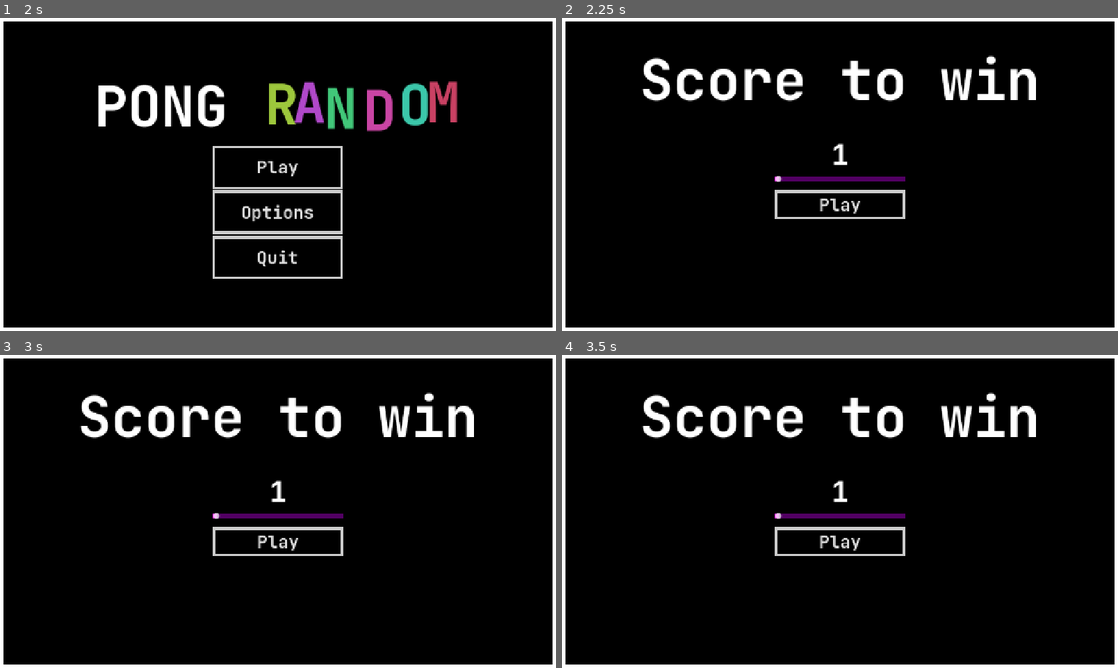
Above: before the commit, frames 1-4 (two rows, left to right).
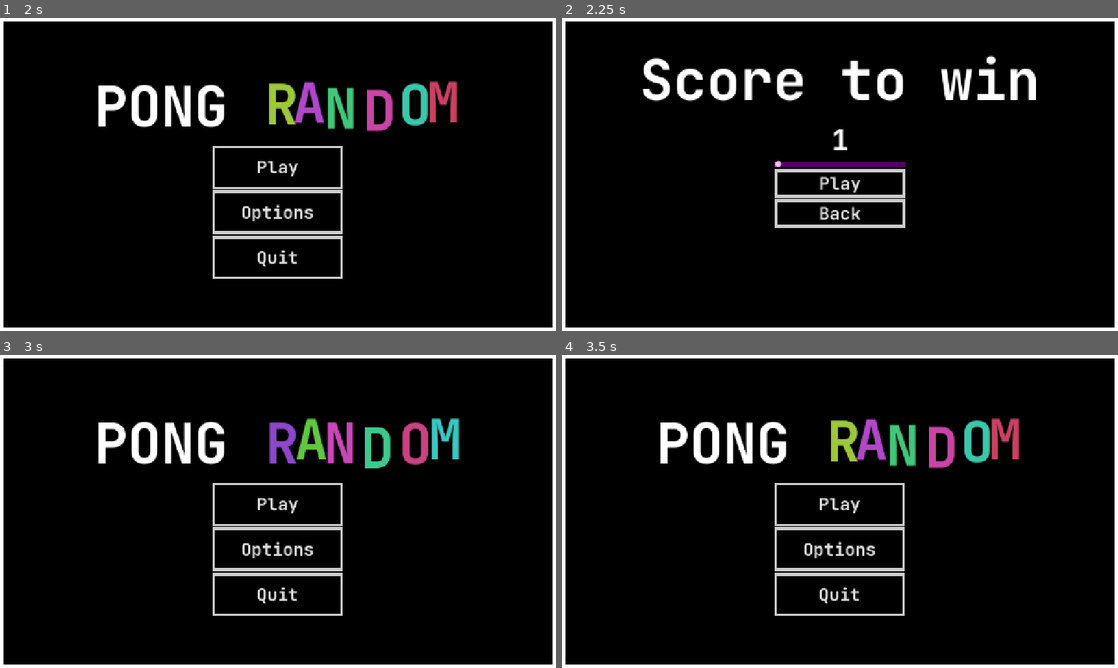
Above: after the commit, the same moments.

Repository: Tassnaz/Pong
Game: Godot game, scene res://Scenes/title_screen.tscn
The game is run twice, just before and just after one commit, with the same random seed, the same clock (stepped at 60 frames per second) and the same inputs.
Inputs (mouse positions are in pixels of both pictures, inside the frame that each line leads up to):
- Up to frame 1 (2 s): click "Options" at 0.5 s; click "Menu" at 1.25 s
- Up to frame 2 (2.25 s): click "Play" at 2 s
- Up to frame 3 (3 s): click (278, 549) at 2.75 s, where only the run after the commit has a clickable "Back"
- Up to frame 4 (3.5 s): no input

Frame 1 is identical in both runs. In frame 2, 2.6% of the frame differs, in the area x 38-62%, y 35-68%; in frame 3, 8.8%, in the area x 14-86%, y 12-84%; in frame 4, 8.8%.

Commit message:
Add point-slider back navigation
Add a Back button to return to the title screen, correct scene paths for starting and replaying, and configure the Windows export preset and project metadata.

Diff:
--- a/Scenes/point_slider.tscn
+++ b/Scenes/point_slider.tscn
@@ -46,11 +46,16 @@
 rounded = true
 
 [node name="PlayButton" type="Button" parent="PanelContainer/VBoxContainer" unique_id=1727240933]
+custom_minimum_size = Vector2(300, 0)
 layout_mode = 2
+size_flags_horizontal = 4
 size_flags_vertical = 4
-offset_transform_enabled = true
 offset_transform_position = Vector2(0, 15)
 text = "Play"
+
+[node name="BackButton" type="Button" parent="PanelContainer/VBoxContainer" unique_id=1438419706]
+layout_mode = 2
+text = "Back"
 
 [node name="ExplainLabel" type="RichTextLabel" parent="PanelContainer" unique_id=1198742129]
 layout_mode = 2
@@ -64,3 +69,4 @@
 autowrap_mode = 0
 
 [connection signal="pressed" from="PanelContainer/VBoxContainer/PlayButton" to="." method="_on_play_button_pressed"]
+[connection signal="pressed" from="PanelContainer/VBoxContainer/BackButton" to="." method="_on_back_button_pressed"]
--- a/Scenes/win_screen.gd
+++ b/Scenes/win_screen.gd
@@ -6,7 +6,7 @@
 	winner_label.text = str(Global.winner) + " Wins"
 
 func _on_play_again_button_pressed() -> void:
-	get_tree().change_scene_to_file("res://Scenes/Main.tscn")
+	get_tree().change_scene_to_file("res://Scenes/main.tscn")
 	reset_score()
 
 func _on_menu_button_pressed() -> void:
--- a/Scripts/point_slider.gd
+++ b/Scripts/point_slider.gd
@@ -14,4 +14,8 @@
 
 func _on_play_button_pressed() -> void:
 	Global.score_to_win = h_slider.value
-	get_tree().change_scene_to_file("res://Scenes/Main.tscn")
+	get_tree().change_scene_to_file("res://Scenes/main.tscn")
+
+
+func _on_back_button_pressed() -> void:
+	get_tree().change_scene_to_file("res://Scenes/title_screen.tscn")
--- a/project.godot
+++ b/project.godot
@@ -10,10 +10,12 @@
 
 [application]
 
-config/name="Pong"
+config/name="Pong Random"
+config/version="v0.1"
 run/main_scene="uid://0lxjm0mtwtwu"
 config/features=PackedStringArray("4.7", "Forward Plus")
-config/icon="res://icon.svg"
+boot_splash/show_image=false
+config/icon="uid://f0utvxt0fri5"
 
 [audio]
 
@@ -28,6 +30,7 @@
 
 window/size/viewport_width=1280
 window/size/viewport_height=720
+window/size/mode=3
 window/stretch/mode="canvas_items"
 window/stretch/aspect="expand"
 
Not shown, added: export_presets.cfg
